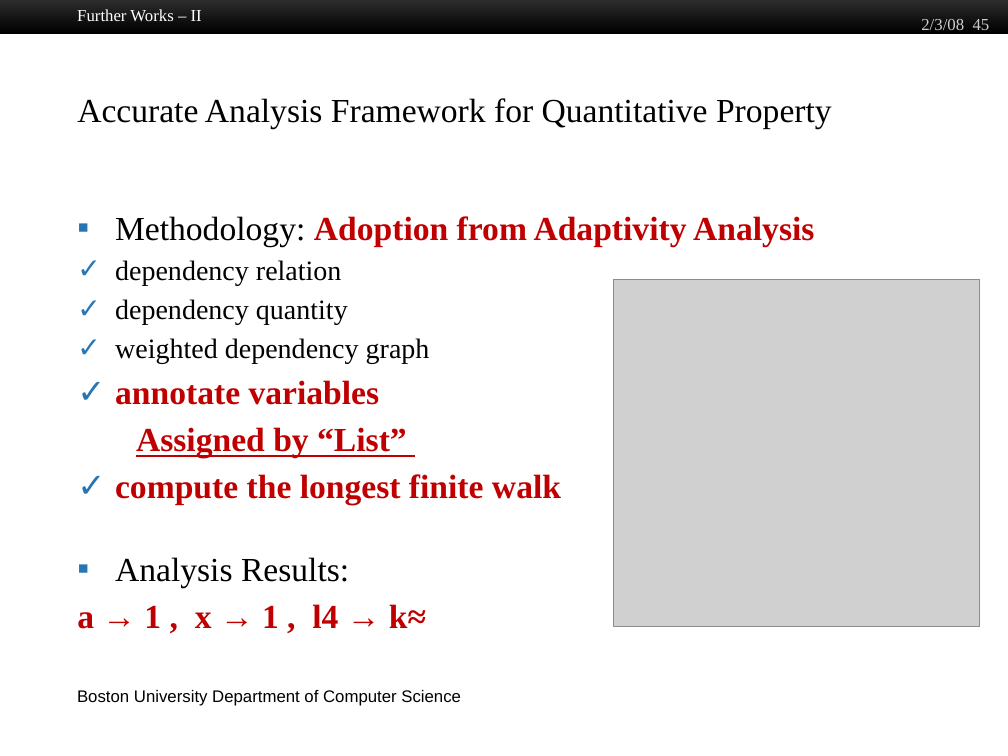
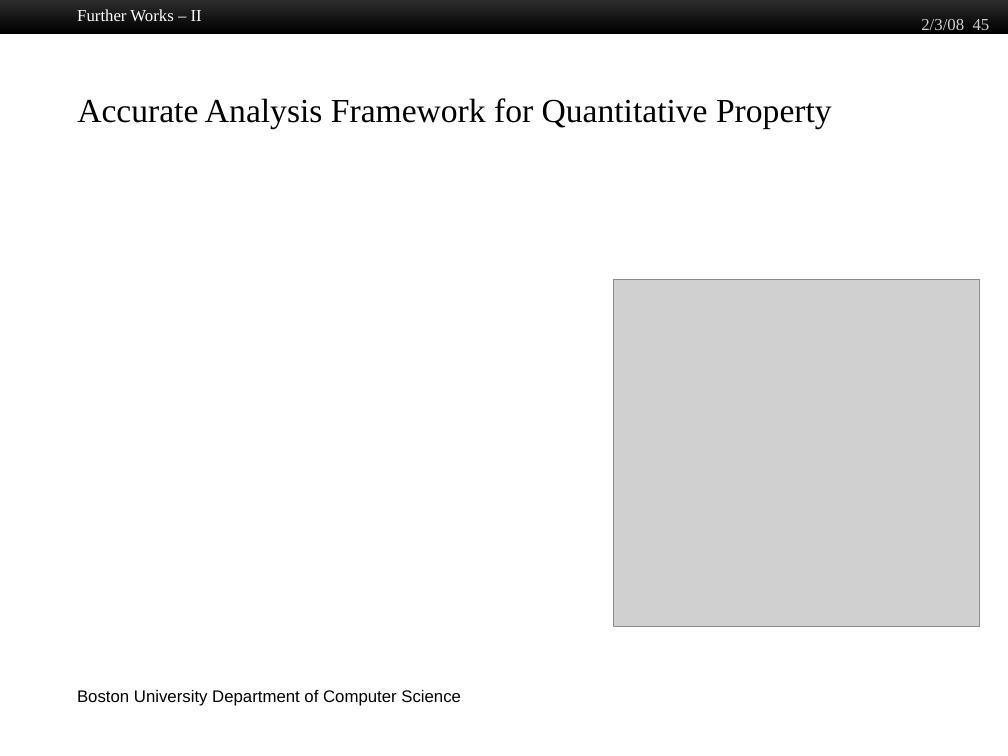
Before and after one commit to jiawenliu/PhD, a slide deck: slide 45 of CS/Prospectus/Slides/Jiawen Liu.pptx. Drawn at 1008x756 pixels with LibreOffice and Linux fonts; fonts in the diff are those of the drawing; grey boxes stand for pictures; background and template pictures are left out. Boxes give left, top, right and bottom in pixels: in the first picture for what was removed or moved away, otherwise in the second. Text is boxed around its words. In the diff, an @@ line names an element or a change of style, - is before the commit and + after.

```diff
--- a/CS/Prospectus/Slides/Jiawen Liu.pptx
+++ b/CS/Prospectus/Slides/Jiawen Liu.pptx
@@ text removed at (77, 216, 814, 629) @@
-▪ Methodology: Adoption from Adaptivity Analysis
-✓ dependency relation
-✓ dependency quantity
-✓ weighted dependency graph
-✓ annotate variables
-Assigned by “List”
-✓ compute the longest finite walk
-▪ Analysis Results:
-a → 1 , x → 1 , l4 → k≈
```
Also in this commit, not shown: 12 other slides changed, 19 other files.
